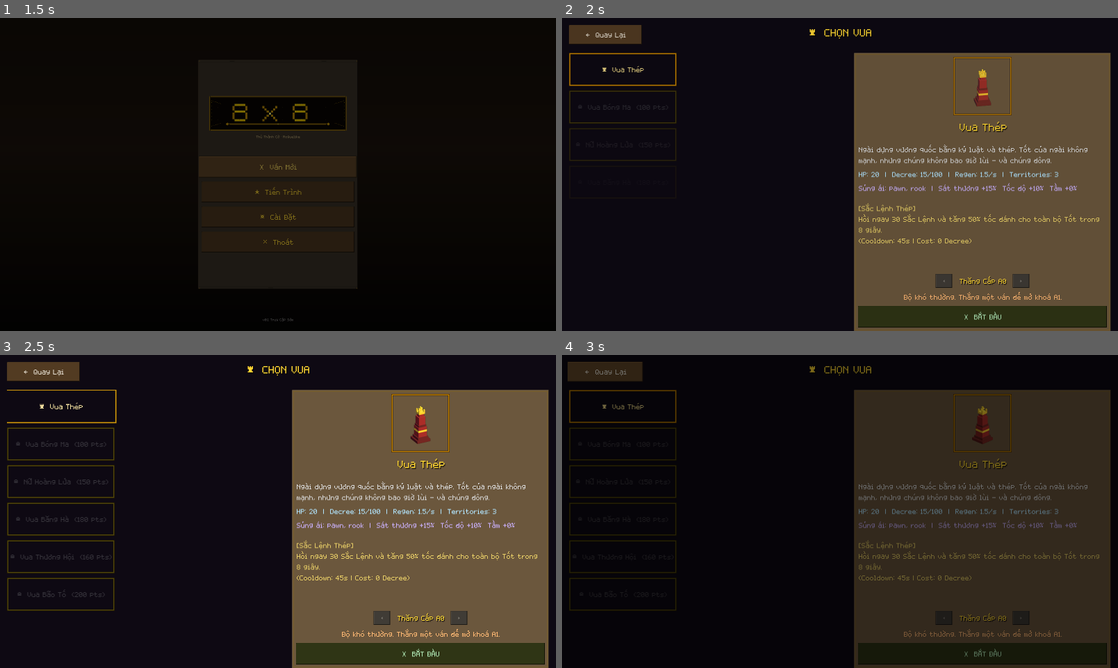
Above: before the commit, frames 1-4 (two rows, left to right).
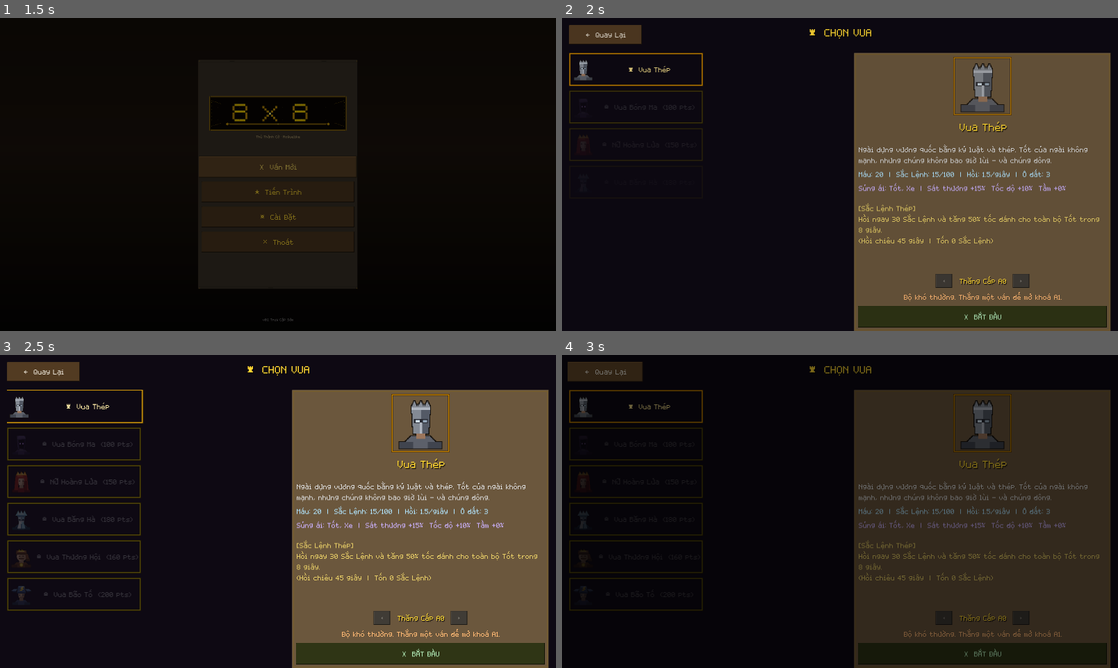
Above: after the commit, the same moments.

Repository: Saudadeeee/8x-8
Game: Godot game, scene res://scenes/ui/main_menu.tscn
Same seed, same stepped clock (60 frames per second), same inputs: the game is played once before the commit and once after it.
Inputs (mouse positions are in pixels of both pictures, inside the frame that each line leads up to):
- Up to frame 1 (1.5 s): tap Enter at 0.5 s; move the mouse to (400, 158) at 0.52 s; hold D 0.53-1.25 s; hold E 0.53-1.25 s; click (400, 158) at 0.67 s; tap Space at 0.77 s; click "⚔ Ván Mới" at 1.25 s
- Up to frame 2 (2 s): no input
- Up to frame 3 (2.5 s): click "♛ Vua Thép" at 2 s
- Up to frame 4 (3 s): click "← Quay Lại" at 2.75 s

Frame 1 is identical in both runs. In frame 2, 1.8% of the frame differs, in the area x 2-93%, y 11-73%; in frame 3, 2.6%, in the area x 1-93%, y 11-82%; in frame 4, 1.7%.

Commit message:
feat: 6 chân dung vua vẽ bằng Aseprite + Việt hoá nốt màn chọn vua
Trước đó cả 6 vua render CÙNG một model king.gltf — nhìn không phân biệt được
ai với ai, nên việc thêm vua mới hoàn toàn vô nghĩa về mặt hình ảnh.

6 chân dung 64×64, 8–12 màu, mỗi vua một nét nhận ra ngay:
  Vua Thép       mũ trụ kín, khe mắt ngang
  Vua Bóng Ma    mũ trùm, hai đốm mắt tím trong bóng tối
  Nữ Hoàng Lửa   tóc đỏ dài, vương miện lửa
  Vua Bão Tố     mũ có cánh vút sau, tia sét trên thân mũ
  Vua Băng Hà    vương miện băng nhũ, râu trắng
  Vua Thương Hội mũ vải, vương miện đồng, đồng tiền trên ngực

Hiện ở CẢ nút danh sách lẫn panel chi tiết. Vua chưa vẽ chân dung vẫn rơi về
model 3D như cũ.

Phải vẽ lại storm/frost hai lần, hai bài học ghi vào CLAUDE.md:
  • các đoạn zigzag vẽ bằng rect chồng nhau thì gộp thành một cục — tia sét
    phải để từng đoạn rời hẳn;
  • đọc ra hay không là do CHÊNH SÁNG TỐI, không phải do thêm chi tiết: mặt và
    râu Vua Băng Hà cùng tông nhạt thì cả chân dung chỉ là một khối trắng.

Việt hoá nốt: nhãn chỉ số (Máu / Sắc Lệnh / Hồi / Ô đất), dòng hồi chiêu, và
tên 15 quân cờ qua bảng dùng chung UIStyle.UNIT_NAMES_VI — trước in thẳng id
nên ra "Sủng ái: Pawn, rook" lẫn hoa thường giữa giao diện đã Việt hoá.

check_art.py quét thêm .fnt: thiếu đuôi này thì nó báo ba atlas font là "không
ai tham chiếu" — đúng lớp bẫy từng làm chết 45 model khi dọn asset.

Test: 260 -> 261 khẳng định, 0 lỗi (thêm assert mỗi vua một chân dung riêng,
trùng ảnh giữa hai vua cũng tính là lỗi).

Diff:
--- a/res/kings/king_flame.tres
+++ b/res/kings/king_flame.tres
@@ -1,13 +1,15 @@
-[gd_resource type="Resource" script_class="KingStats" load_steps=3 format=3 uid="uid://king_flame"]
+[gd_resource type="Resource" script_class="KingStats" load_steps=4 format=3 uid="uid://king_flame"]
 
 [ext_resource type="Script" path="res://scripts/resources/KingStats.gd" id="1_kf"]
 [ext_resource type="Script" path="res://scripts/king/abilities/flame_inferno_ability.gd" id="2_ab"]
+[ext_resource type="Texture2D" path="res://assets/ui/kings/king_flame.png" id="3_pt"]
 
 [resource]
 script = ExtResource("1_kf")
 id = "king_flame"
 king_name = "Nữ Hoàng Lửa"
 lore = "Nữ hoàng cai trị bằng sự tàn phá. Hậu và Tượng của bà trút lửa xuống bất cứ ai dám cản đường."
+portrait = ExtResource("3_pt")
 base_health = 18
 base_royal_decree = 20.0
 decree_regen_rate = 1.8
--- a/res/kings/king_frost.tres
+++ b/res/kings/king_frost.tres
@@ -1,13 +1,15 @@
-[gd_resource type="Resource" script_class="KingStats" load_steps=3 format=3 uid="uid://king_frost"]
+[gd_resource type="Resource" script_class="KingStats" load_steps=4 format=3 uid="uid://king_frost"]
 
 [ext_resource type="Script" path="res://scripts/resources/KingStats.gd" id="1_kf"]
 [ext_resource type="Script" path="res://scripts/king/abilities/glacier_halt_ability.gd" id="2_ab"]
+[ext_resource type="Texture2D" path="res://assets/ui/kings/king_frost.png" id="3_pt"]
 
 [resource]
 script = ExtResource("1_kf")
 id = "king_frost"
 king_name = "Vua Băng Hà"
 lore = "Ngài chưa từng thắng nhanh trận nào. Ngài chỉ khiến kẻ địch chậm lại, chậm mãi, cho tới khi mùa đông làm nốt phần còn lại."
+portrait = ExtResource("3_pt")
 base_health = 28
 base_royal_decree = 12.0
 decree_regen_rate = 1.2
--- a/res/kings/king_iron.tres
+++ b/res/kings/king_iron.tres
@@ -1,13 +1,15 @@
-[gd_resource type="Resource" script_class="KingStats" load_steps=3 format=3 uid="uid://king_iron"]
+[gd_resource type="Resource" script_class="KingStats" load_steps=4 format=3 uid="uid://king_iron"]
 
 [ext_resource type="Script" path="res://scripts/resources/KingStats.gd" id="1_ki"]
 [ext_resource type="Script" path="res://scripts/king/abilities/iron_decree_ability.gd" id="2_ab"]
+[ext_resource type="Texture2D" path="res://assets/ui/kings/king_iron.png" id="3_pt"]
 
 [resource]
 script = ExtResource("1_ki")
 id = "king_iron"
 king_name = "Vua Thép"
 lore = "Ngài dựng vương quốc bằng kỷ luật và thép. Tốt của ngài không mạnh, nhưng chúng không bao giờ lùi — và chúng đông."
+portrait = ExtResource("3_pt")
 base_health = 20
 base_royal_decree = 15.0
 decree_regen_rate = 1.5
--- a/res/kings/king_merchant.tres
+++ b/res/kings/king_merchant.tres
@@ -1,13 +1,15 @@
-[gd_resource type="Resource" script_class="KingStats" load_steps=3 format=3 uid="uid://king_merchant"]
+[gd_resource type="Resource" script_class="KingStats" load_steps=4 format=3 uid="uid://king_merchant"]
 
 [ext_resource type="Script" path="res://scripts/resources/KingStats.gd" id="1_km"]
 [ext_resource type="Script" path="res://scripts/king/abilities/golden_coffer_ability.gd" id="2_ab"]
+[ext_resource type="Texture2D" path="res://assets/ui/kings/king_merchant.png" id="3_pt"]
 
 [resource]
 script = ExtResource("1_km")
 id = "king_merchant"
 king_name = "Vua Thương Hội"
 lore = "Ngài chưa bao giờ rút kiếm. Ngài mua đội quân mạnh hơn đội quân đang tiến đến — và trả bằng tiền của chính kẻ đã thuê chúng."
+portrait = ExtResource("3_pt")
 base_health = 14
 base_royal_decree = 18.0
 decree_regen_rate = 1.6
--- a/res/kings/king_phantom.tres
+++ b/res/kings/king_phantom.tres
@@ -1,13 +1,15 @@
-[gd_resource type="Resource" script_class="KingStats" load_steps=3 format=3 uid="uid://king_phantom"]
+[gd_resource type="Resource" script_class="KingStats" load_steps=4 format=3 uid="uid://king_phantom"]
 
 [ext_resource type="Script" path="res://scripts/resources/KingStats.gd" id="1_kp"]
 [ext_resource type="Script" path="res://scripts/king/abilities/phantom_veil_ability.gd" id="2_ab"]
+[ext_resource type="Texture2D" path="res://assets/ui/kings/king_phantom.png" id="3_pt"]
 
 [resource]
 script = ExtResource("1_kp")
 id = "king_phantom"
 king_name = "Vua Bóng Ma"
 lore = "Một quân vương không ai thấy mặt. Tượng và Mã của ngài đánh ra từ bóng tối, nhằm đúng kẻ vừa tin rằng mình đã an toàn."
+portrait = ExtResource("3_pt")
 base_health = 15
 base_royal_decree = 25.0
 decree_regen_rate = 2.0
--- a/res/kings/king_storm.tres
+++ b/res/kings/king_storm.tres
@@ -1,13 +1,15 @@
-[gd_resource type="Resource" script_class="KingStats" load_steps=3 format=3 uid="uid://king_storm"]
+[gd_resource type="Resource" script_class="KingStats" load_steps=4 format=3 uid="uid://king_storm"]
 
 [ext_resource type="Script" path="res://scripts/resources/KingStats.gd" id="1_ks"]
 [ext_resource type="Script" path="res://scripts/king/abilities/storm_call_ability.gd" id="2_ab"]
+[ext_resource type="Texture2D" path="res://assets/ui/kings/king_storm.png" id="3_pt"]
 
 [resource]
 script = ExtResource("1_ks")
 id = "king_storm"
 king_name = "Vua Bão Tố"
 lore = "Ngài không chờ kẻ địch tới gần. Cung thủ của ngài phủ sét lên chiến trường, để mặt đất tự quyết định điều gì sẽ nổ."
+portrait = ExtResource("3_pt")
 base_health = 16
 base_royal_decree = 25.0
 decree_regen_rate = 2.2
--- a/scripts/ui/king_select.gd
+++ b/scripts/ui/king_select.gd
@@ -248,6 +248,12 @@
 	btn.size_flags_horizontal = Control.SIZE_EXPAND_FILL
 	var rarity := "legendary" if is_unlocked else "common"
 	UIStyle.apply_button(btn, 28, UIStyle.rarity_color(rarity).lightened(0.45))
+	# Chân dung nhỏ ngay trên nút: nhận ra vua trước khi kịp đọc tên.
+	if king.portrait:
+		btn.icon = king.portrait
+		btn.expand_icon = false
+		btn.add_theme_constant_override("h_separation", 12)
+		UIStyle.pixel_filter(btn)
 	# Khung rarity thay cho stylebox nút thường → card có viền khối rõ ràng
 	btn.add_theme_stylebox_override("normal", UIStyle.rarity_frame(rarity))
 	var hover_box := UIStyle.rarity_frame(rarity)
@@ -269,20 +275,38 @@
 	btn.pressed.connect(_select_king.bind(king))
 	return btn
 
+## Danh sách quân được sủng ái, đã Việt hoá.
+static func _favored_names(ids: Array[String]) -> String:
+	if ids.is_empty():
+		return "Không có"
+	var out := PackedStringArray()
+	for uid in ids:
+		out.append(UIStyle.unit_name_vi(uid))
+	return ", ".join(out)
+
+
 func _select_king(king: KingStats) -> void:
 	_selected_king = king
 	var is_unlocked = king.is_starter_king or king.id in _meta.unlocked_king_ids
+	# Chân dung riêng của từng vua. Trước đây cả 6 vua render CÙNG một model
+	# `king.gltf` nên nhìn không phân biệt được ai với ai — thêm vua mới cũng vô
+	# nghĩa về mặt hình ảnh. Vua chưa vẽ chân dung thì vẫn rơi về model 3D.
+	if _detail_icon and is_instance_valid(_detail_icon):
+		if king.portrait:
+			_detail_icon.setup("", king.portrait)
+		else:
+			_detail_icon.setup(KING_MODEL_PATH)
 	_detail_name.text = king.king_name
 	_detail_lore.text = king.lore
-	_detail_stats.text = "HP: %d  |  Decree: %.0f/%.0f  |  Regen: %.1f/s  |  Territories: %d" % [
+	_detail_stats.text = "Máu: %d  |  Sắc Lệnh: %.0f/%.0f  |  Hồi: %.1f/giây  |  Ô đất: %d" % [
 		king.base_health, king.base_royal_decree, king.decree_max,
 		king.decree_regen_rate, king.starting_territory_count
 	]
 	_detail_favor.text = "Sủng ái: %s  |  Sát thương +%.0f%%  Tốc độ +%.0f%%  Tầm +%.0f%%" % [
-		", ".join(king.favored_unit_types) if king.favored_unit_types.size() > 0 else "None",
+		_favored_names(king.favored_unit_types),
 		king.favor_damage_bonus * 100, king.favor_speed_bonus * 100, king.favor_range_bonus * 100
 	]
-	_detail_ability.text = "[%s]\n%s\n(Cooldown: %.0fs | Cost: %.0f Decree)" % [
+	_detail_ability.text = "[%s]\n%s\n(Hồi chiêu %.0f giây  |  Tốn %.0f Sắc Lệnh)" % [
 		king.ability_name, king.ability_description,
 		king.ability_cooldown, king.ability_decree_cost
 	]
--- a/scripts/ui/ui_style.gd
+++ b/scripts/ui/ui_style.gd
@@ -65,6 +65,23 @@
 const RARITY_NAMES_VI := {
 	"common": "Thường", "rare": "Hiếm", "epic": "Sử Thi", "legendary": "Huyền Thoại",
 }
+
+## Tên tiếng Việt của 15 quân cờ. Một chỗ duy nhất — trước đây mọi nơi in thẳng
+## `id` nên màn chọn vua hiện "Sủng ái: Pawn, rook" lẫn hoa thường giữa một
+## giao diện đã Việt hoá.
+const UNIT_NAMES_VI := {
+	"pawn": "Tốt", "knight": "Mã", "bishop": "Tượng", "rook": "Xe",
+	"queen": "Hậu", "commander": "Chủ Soái", "crossbowman": "Nỏ Thủ",
+	"catapult": "Máy Bắn Đá", "warlock": "Pháp Sư Hắc Ám", "dark_mage": "Ma Đạo Sĩ",
+	"longbowman": "Cung Trường", "paladin": "Thánh Kỵ", "alchemist": "Luyện Kim Sư",
+	"ice_guardian": "Vệ Binh Băng", "ballista": "Nỏ Công Thành",
+}
+
+
+## Tên hiển thị của một quân cờ; chưa có trong bảng thì trả lại chính `id`.
+static func unit_name_vi(unit_id: String) -> String:
+	return str(UNIT_NAMES_VI.get(unit_id, unit_id))
+
 
 # ── Đường dẫn texture 9-patch (có thể CHƯA tồn tại → fallback) ────────────────
 const PANEL_DIR := "res://assets/ui/panels/"
--- a/tests/test_5_meta_ui.gd
+++ b/tests/test_5_meta_ui.gd
@@ -61,6 +61,22 @@
 		if inst == null or not inst.has_method("execute"):
 			ab_bad += "%s script khong co execute() " % kid
 	ok(ab_bad == "", "moi vua co ability_script dung duoc", ab_bad)
+
+	# Chan dung RIENG cho tung vua. Truoc day ca 6 vua render cung mot model
+	# king.gltf nen nhin khong phan biet duoc ai voi ai — them vua moi cung vo
+	# nghia ve mat hinh anh. Trung anh giua hai vua cung tinh la loi.
+	var por_bad := ""
+	var seen_por := {}
+	for kid in scanned_ids:
+		var ks2: KingStats = scanned_ids[kid]
+		if ks2.portrait == null:
+			por_bad += "%s thieu chan dung " % kid
+			continue
+		var rp := ks2.portrait.resource_path
+		if seen_por.has(rp):
+			por_bad += "%s dung chung anh voi %s " % [kid, seen_por[rp]]
+		seen_por[rp] = kid
+	ok(por_bad == "", "moi vua co chan dung rieng", por_bad)
 	gm.start_run(load("res://res/kings/king_iron.tres"))
 	change_scene_to_file("res://scenes/map/game_map.tscn")
 	await process_frame; await process_frame
Binary file added: assets/ui/kings/king_flame.png
Binary file added: assets/ui/kings/king_frost.png
Binary file added: assets/ui/kings/king_iron.png
Binary file added: assets/ui/kings/king_merchant.png
Binary file added: assets/ui/kings/king_phantom.png
Binary file added: assets/ui/kings/king_storm.png
Not shown, changed: CLAUDE.md
Not shown, changed: tools/check_art.py
